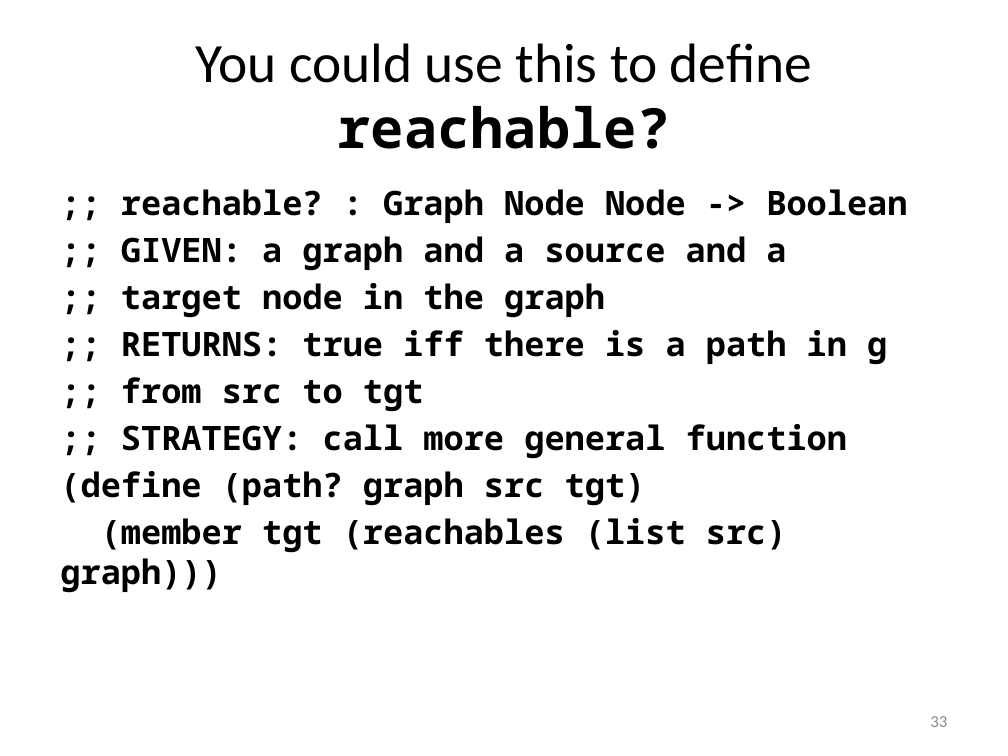
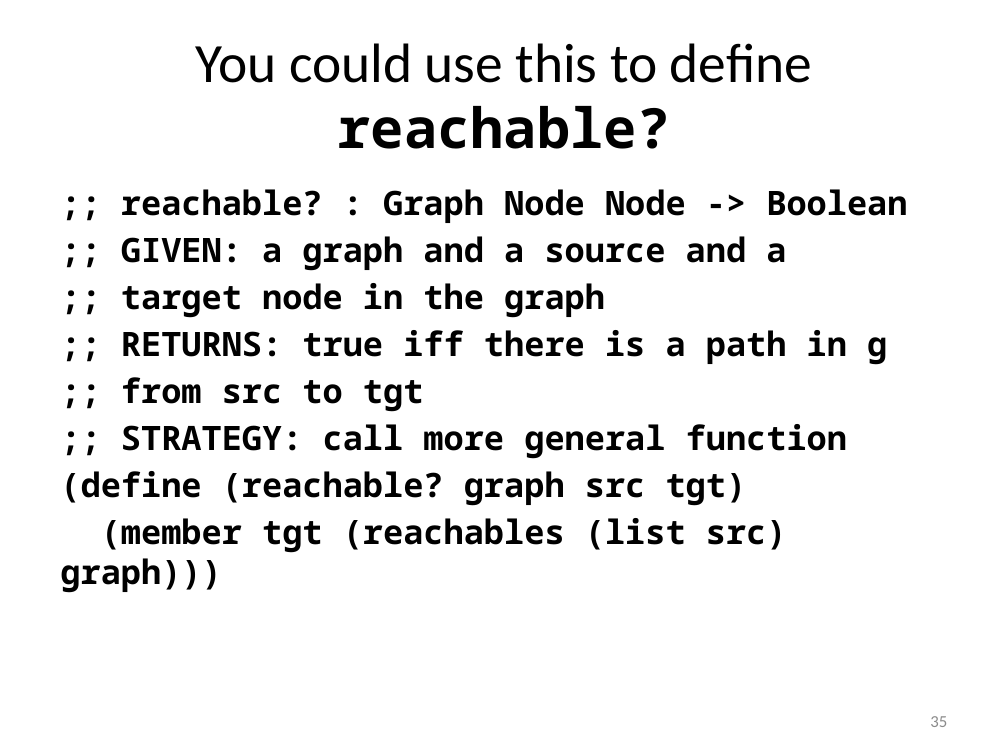
Before and after one commit to mwand/cs5010f16, a slide deck: slide 35 of Slides/Lesson 8.5 Searching in a Graph.pptx (slide 33 before the commit). Drawn at 1008x756 pixels with LibreOffice and Linux fonts; fonts in the diff are those of the drawing. Boxes give left, top, right and bottom in pixels: in the first picture for what was removed or moved away, otherwise in the second. Text is boxed around its words. In the diff, an @@ line names an element or a change of style, - is before the commit and + after.

```diff
--- a/Slides/Lesson 8.5 Searching in a Graph.pptx
+++ b/Slides/Lesson 8.5 Searching in a Graph.pptx
@@ text at <box>60,471,747,506</box>: text changed @@
-(define (path? graph src tgt)
+(define (reachable? graph src tgt)
@@ page number at <box>930,716,947,727</box>: text changed @@
-33
+35
```
Also in this commit, not shown: 11 other slides changed, 5 slides added, 1 slide removed, 7 other files.
